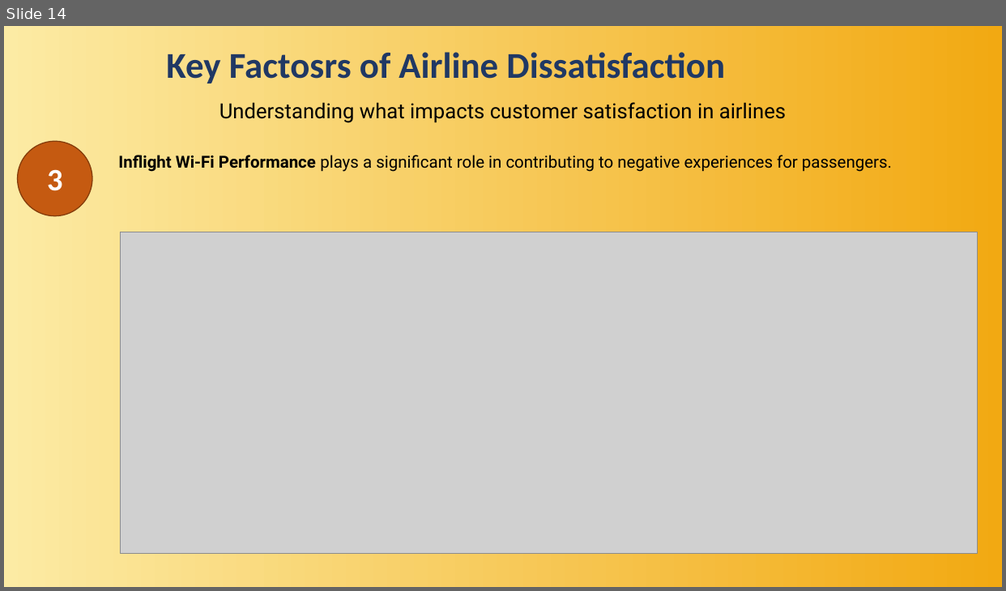
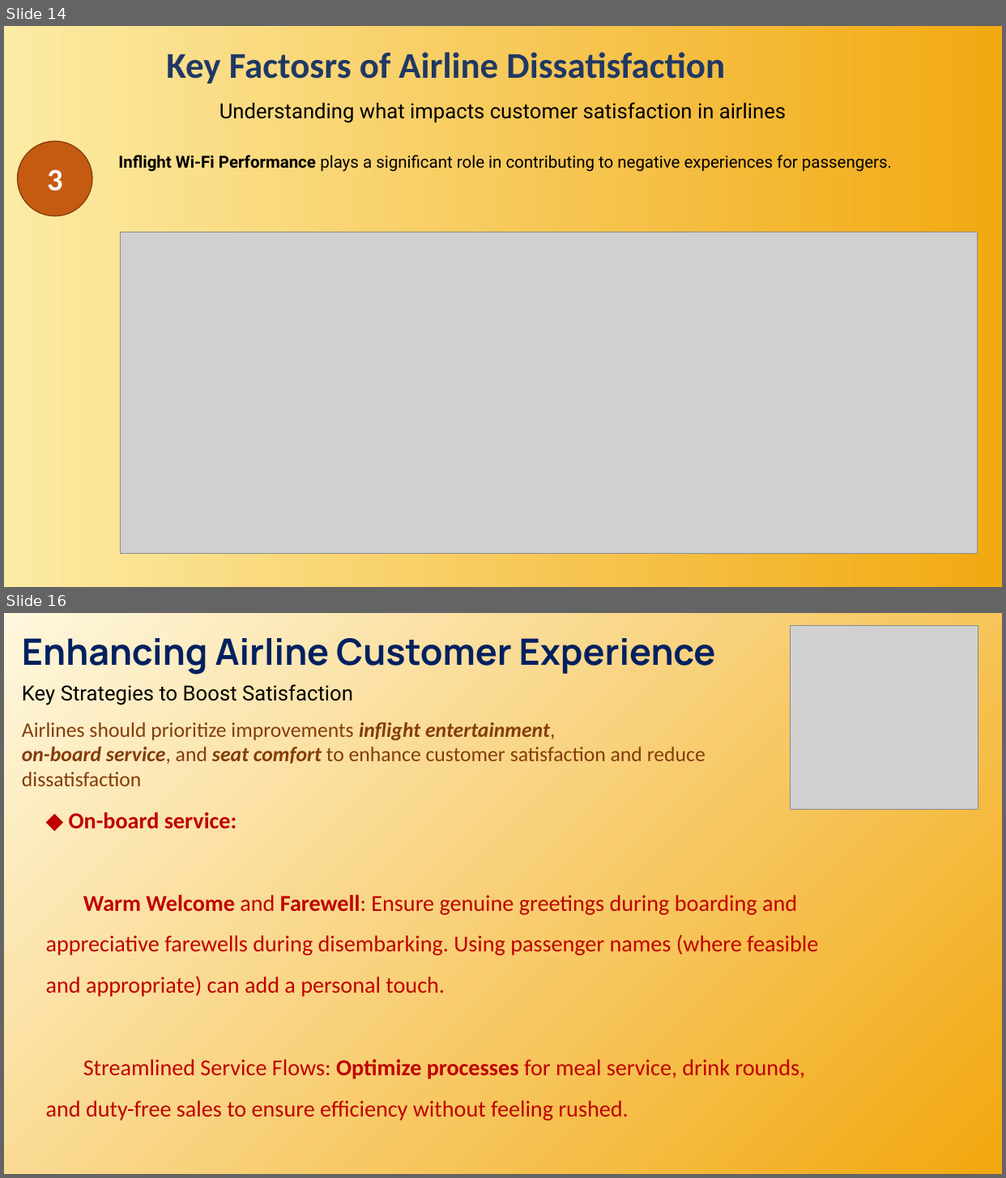
Before and after one commit to khoale1193/airline_customer_satisfaction, a slide deck: Final_Project_Airline_Customer_Satisfaction.pptx. Shown one above the other, each under a label of ours: slide 14 before the commit, slides 14 and 16 after it; the slides between them are not shown. The pictures are 1006x591 and 1006x1178 pixels, drawn with LibreOffice and Linux fonts; fonts in the diff are those of the drawing; grey boxes stand for pictures; background and template pictures are left out. Boxes give left, top, right and bottom in pixels: in the first picture for what was removed or moved away, otherwise in the second. Text is boxed around its words. In the diff, an @@ line names an element or a change of style, - is before the commit and + after.

Commit message:
Add initial implementation of airline customer satisfaction analysis

```diff
--- a/Final_Project_Airline_Customer_Satisfaction.pptx
+++ b/Final_Project_Airline_Customer_Satisfaction.pptx
@@ slide 16 added at <box>4,613,1002,1174</box>, background picture (left out) @@
@@ picture added at <box>790,625,978,809</box> @@
@@ text added at <box>22,638,716,675</box>, 35 pt, text #002060, bold @@
+Enhancing Airline Customer Experience
@@ text added at <box>22,684,353,705</box>, 20 pt, text #000000 @@
+Key Strategies to Boost Satisfaction
@@ text added at <box>22,722,705,786</box>, 20 pt, text #843C0B @@
+Airlines should prioritize improvements inflight entertainment,
+on-board service, and seat comfort to enhance customer satisfaction and reduce dissatisfaction
@@ text added at <box>46,812,818,1121</box>, 22 pt, text #C00000 @@
+◆ On-board service:
+Warm Welcome and Farewell: Ensure genuine greetings during boarding and appreciative farewells during disembarking. Using passenger names (where feasible and appropriate) can add a personal touch.
+Streamlined Service Flows: Optimize processes for meal service, drink rounds, and duty-free sales to ensure efficiency without feeling rushed.
```
Also in this commit, not shown: 2 slides changed, 2 other slides added.
